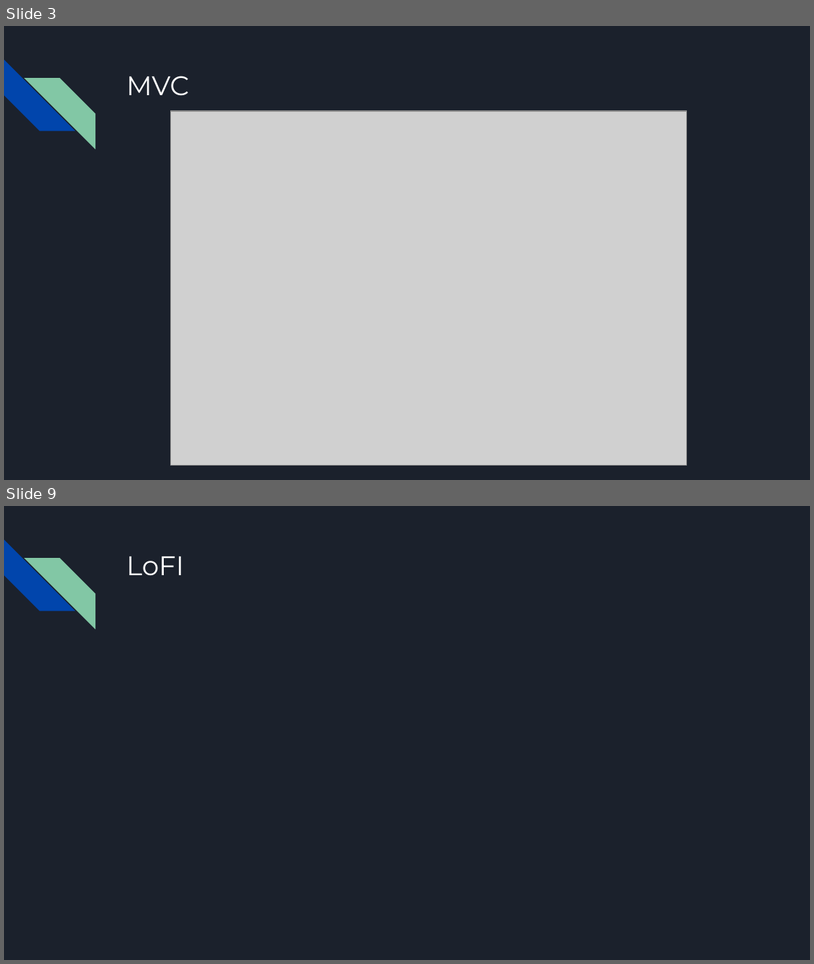
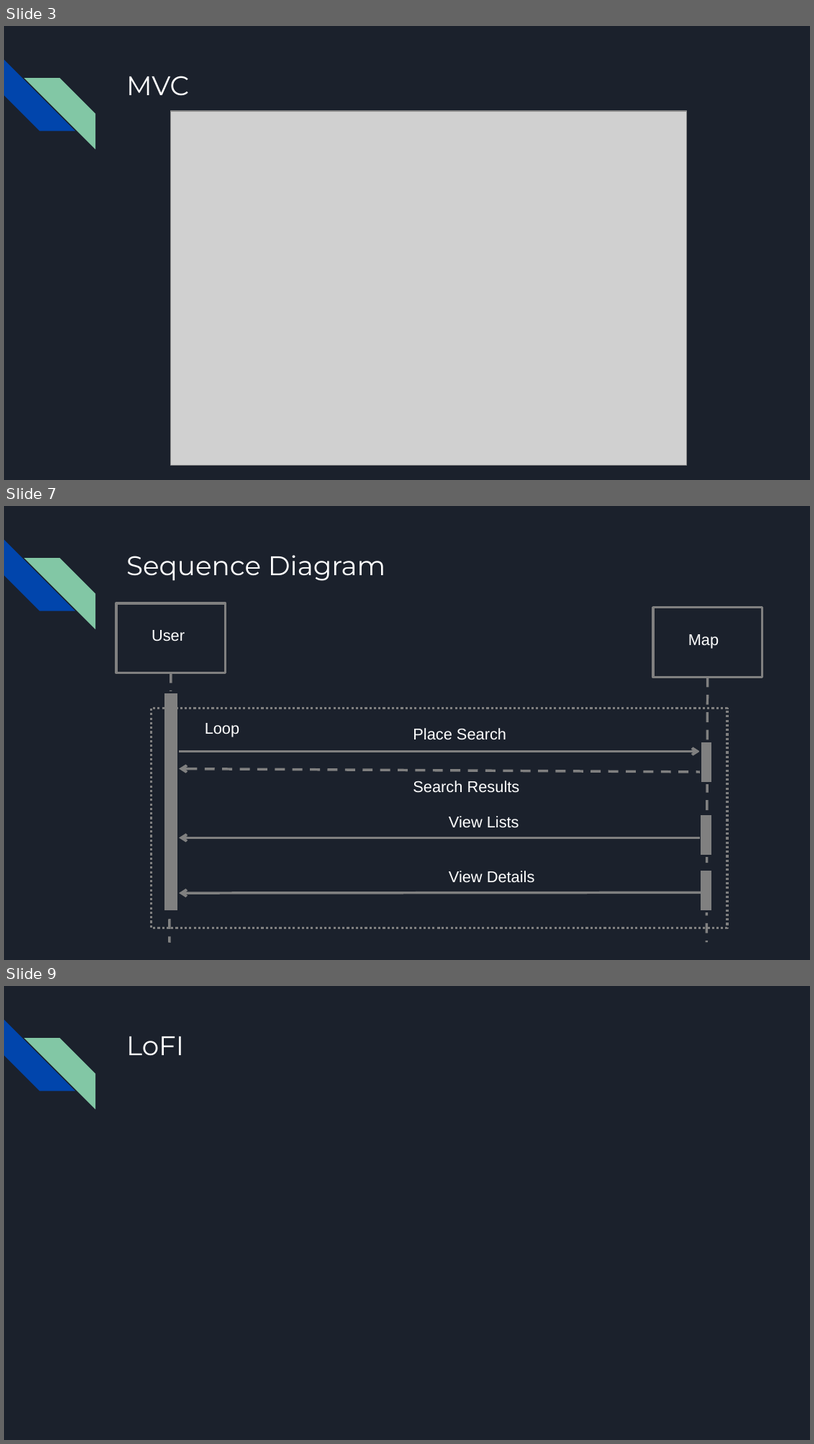
Before and after one commit to brianj-kim/ENSE-374-Project, a slide deck: Milestone#2 Reportouts/Milestone 2 report (WIP).pptx. Shown one above the other, each under a label of ours: slides 3 and 9 before the commit, slides 3, 7 and 9 after it; the slides between them are not shown. The pictures are 814x964 and 814x1444 pixels, drawn with LibreOffice and Linux fonts; fonts in the diff are those of the drawing; grey boxes stand for pictures. Boxes give left, top, right and bottom in pixels: in the first picture for what was removed or moved away, otherwise in the second. Text is boxed around its words. In the diff, an @@ line names an element or a change of style, - is before the commit and + after.

Commit message:
modify presentation files

```diff
--- a/Milestone#2 Reportouts/Milestone 2 report (WIP).pptx
+++ b/Milestone#2 Reportouts/Milestone 2 report (WIP).pptx
@@ slide 7 added at bbox=[4, 506, 810, 960], background #1B212C; not listed: 2 template elements that a slide beside it also shows @@
@@ title added at bbox=[126, 555, 386, 581], 24 pt, text #FFFFFF @@
+Sequence Diagram
@@ rectangle added at bbox=[116, 602, 225, 672], outline #808080 2.25 pt @@
@@ rectangle added at bbox=[653, 608, 762, 677], outline #808080 2.25 pt @@
@@ text added at bbox=[152, 630, 185, 641], 14 pt, text #FFFFFF @@
+User
@@ text added at bbox=[689, 634, 719, 649], 14 pt, text #FFFFFF @@
+Map
@@ line added from (171, 673) to (170, 942), #808080 2.25 pt dashed @@
@@ line added from (708, 677) to (707, 942), #808080 2.25 pt dashed @@
@@ rectangle added at bbox=[163, 692, 178, 911], fill #808080, outline #1B212C 2 pt @@
@@ rectangle added at bbox=[152, 708, 728, 927], outline #808080 2 pt dashed @@
@@ text added at bbox=[205, 723, 239, 737], 14 pt, text #FFFFFF @@
+Loop
@@ text added at bbox=[413, 728, 507, 740], 14 pt, text #FFFFFF @@
+Place Search
@@ rectangle added at bbox=[701, 741, 714, 782], fill #808080, outline #1B212C 2 pt @@
@@ arrow added from (179, 751) to (700, 751), #808080 2.25 pt @@
@@ arrow added from (700, 772) to (179, 769), #808080 2.25 pt dashed @@
@@ text added at bbox=[413, 780, 520, 793], 14 pt, text #FFFFFF @@
+Search Results
@@ text added at bbox=[449, 816, 520, 828], 14 pt, text #FFFFFF @@
+View Lists
@@ rectangle added at bbox=[700, 814, 712, 856], fill #808080, outline #1B212C 2 pt @@
@@ arrow added from (700, 837) to (179, 837), #808080 2.25 pt @@
@@ text added at bbox=[449, 870, 535, 883], 14 pt, text #FFFFFF @@
+View Details
@@ rectangle added at bbox=[700, 869, 712, 911], fill #808080, outline #1B212C 2 pt @@
@@ arrow added from (707, 892) to (179, 893), #808080 2.25 pt @@
```
Also in this commit, not shown: 4 other slides added, 5 slides removed.
